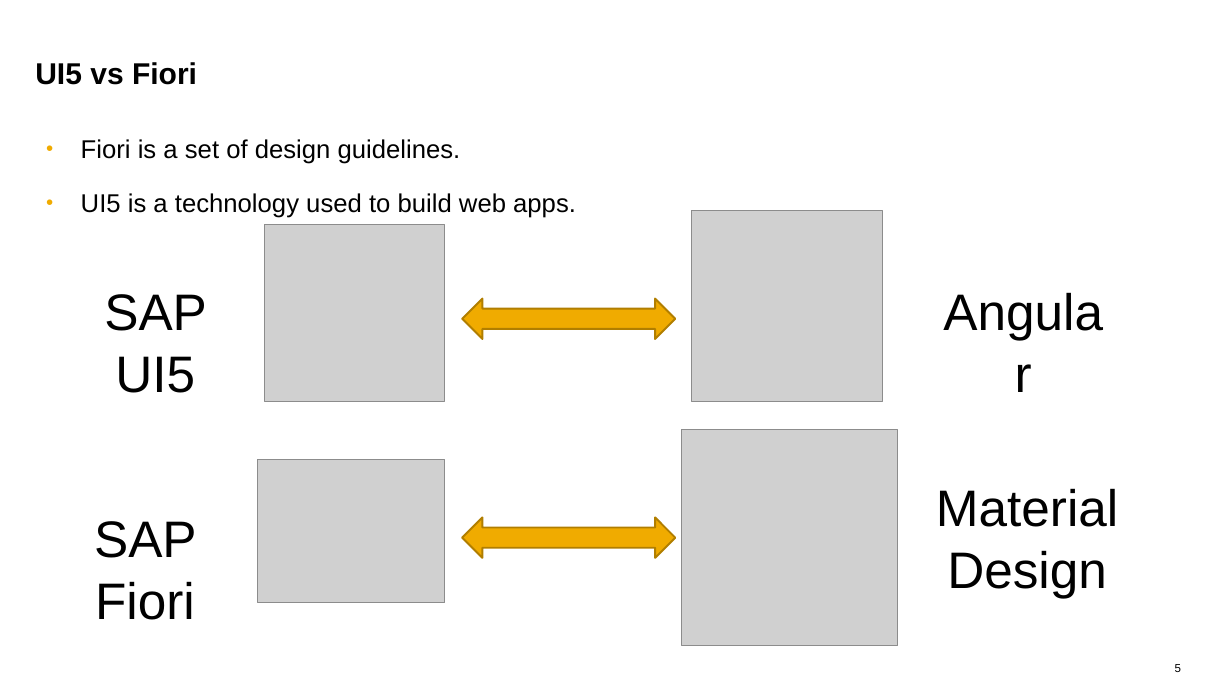
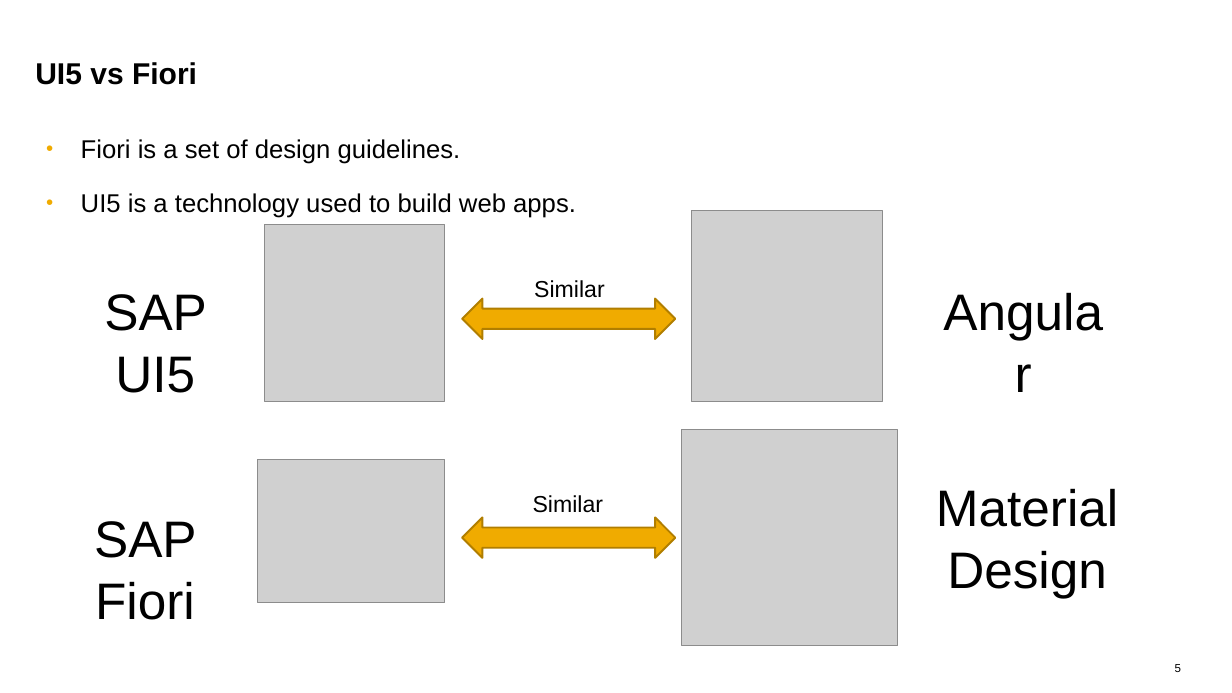
Before and after one commit to rishabh62/UI5con, a slide deck: slide 5 of UI5con.pptx. Drawn at 1232x693 pixels with LibreOffice and Linux fonts; fonts in the diff are those of the drawing; grey boxes stand for pictures. Boxes give left, top, right and bottom in pixels: in the first picture for what was removed or moved away, otherwise in the second. Text is boxed around its words. In the diff, an @@ line names an element or a change of style, - is before the commit and + after.

```diff
--- a/UI5con.pptx
+++ b/UI5con.pptx
@@ text added at <box>534,280,605,298</box>, 18 pt, text #000000 @@
+Similar
@@ text added at <box>533,495,604,513</box>, 18 pt, text #000000 @@
+Similar
```
Also in this commit, not shown: 3 other slides changed.
